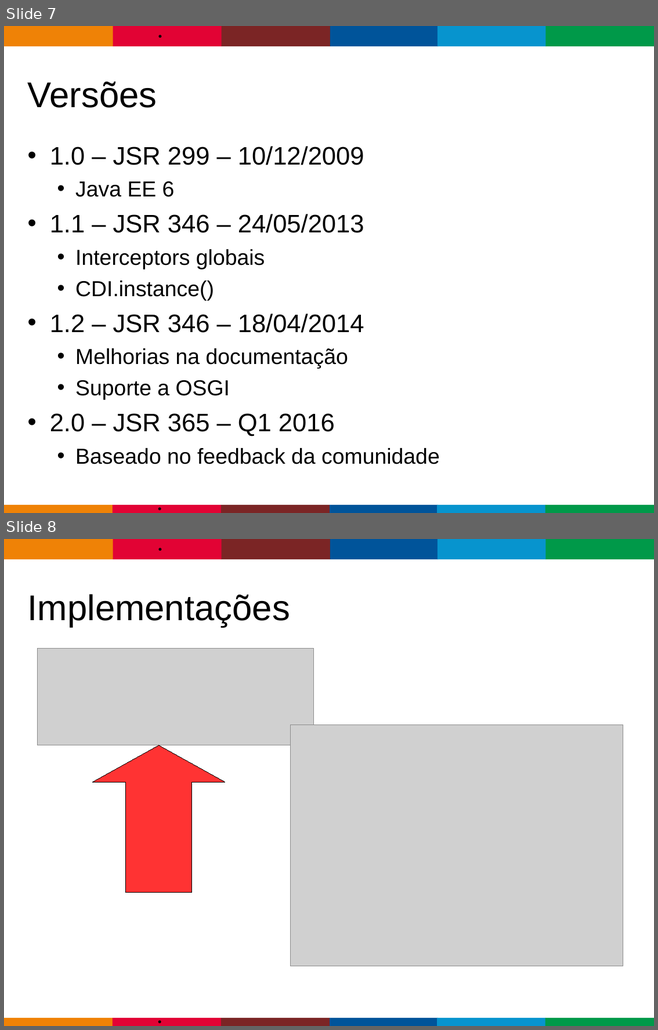
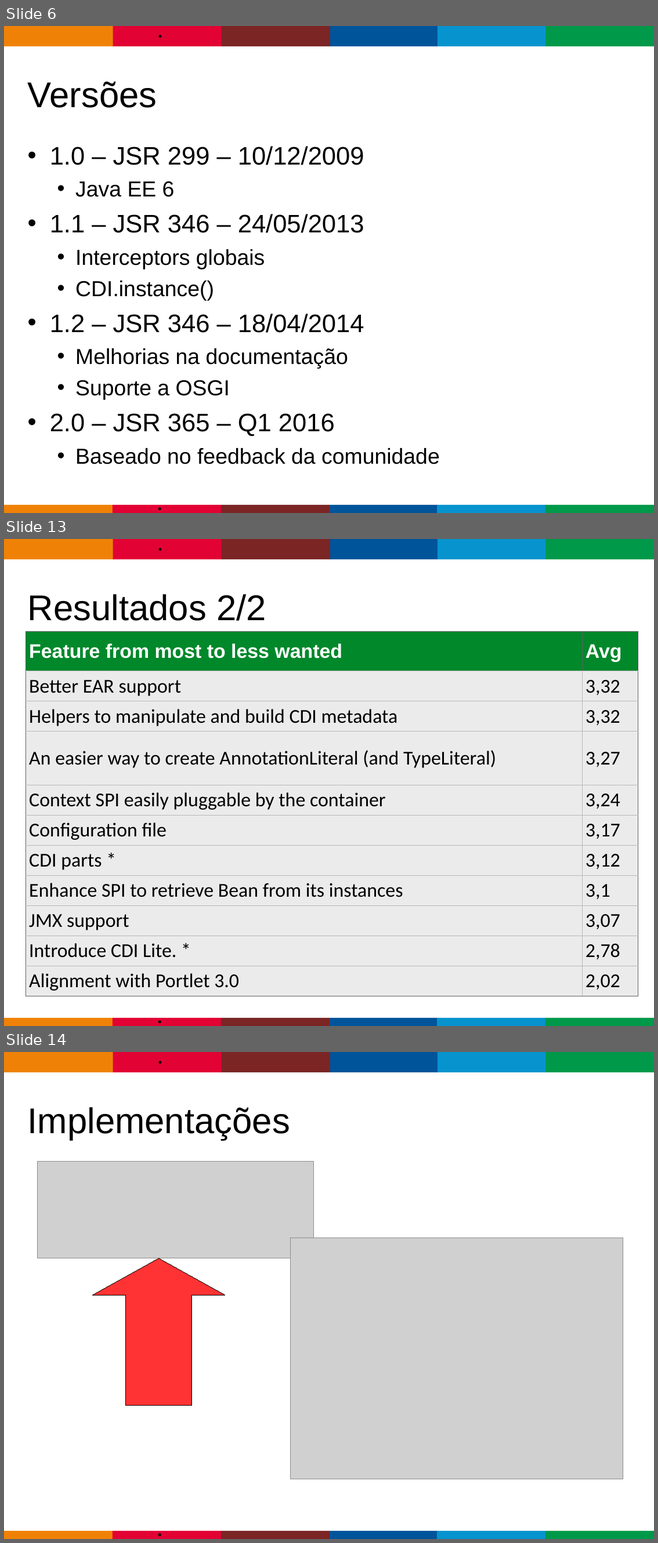
Before and after one commit to gastaldi/talks, a slide deck: CDI/TDC2015/TDC_2015-CDI-2.0.odp. Shown one above the other, each under a label of ours: slides 7 and 8 before the commit, slides 6, 13 and 14 after it; the slides between them are not shown. The pictures are 658x1030 and 658x1543 pixels, drawn with LibreOffice and Linux fonts; fonts in the diff are those of the drawing; grey boxes stand for pictures; background and template pictures are left out. Boxes give left, top, right and bottom in pixels: in the first picture for what was removed or moved away, otherwise in the second. Text is boxed around its words. In the diff, an @@ line names an element or a change of style, - is before the commit and + after.

```diff
--- a/CDI/TDC2015/TDC_2015-CDI-2.0.odp
+++ b/CDI/TDC2015/TDC_2015-CDI-2.0.odp
@@ slide 13 added at (4,539,654,1026), background #FFFFFF; not listed: 13 template elements that a slide beside it also shows @@
@@ title added at (28,594,266,621), 43.7 pt, text #000000 @@
+Resultados 2/2
@@ table added at (26,632,638,997), 11 rows, 2 columns @@
+Feature from most to less wanted | Avg
+Better EAR support | 3,32
+Helpers to manipulate and build CDI metadata | 3,32
+An easier way to create AnnotationLiteral (and TypeLiteral) | 3,27
+Context SPI easily pluggable by the container | 3,24
+Configuration file | 3,17
+CDI parts * | 3,12
+Enhance SPI to retrieve Bean from its instances | 3,1
+JMX support | 3,07
+Introduce CDI Lite. * | 2,78
+Alignment with Portlet 3.0 | 2,02
@@ what was slide 7 is now slide 6 @@
@@ what was slide 8 is now slide 14 @@
```
Also in this commit, not shown: 5 slides changed, 9 other slides added, 4 slides removed.
